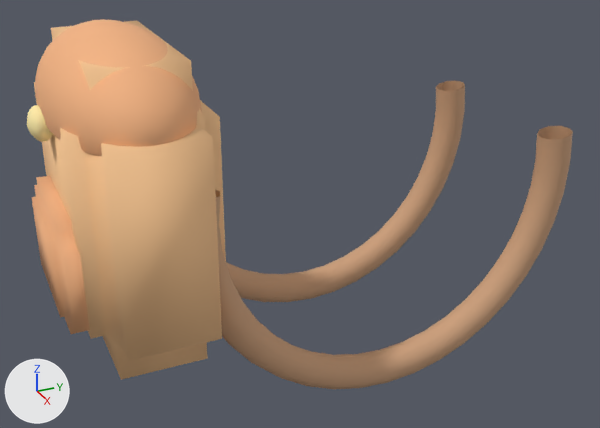
The glTF model modules/Wardrobe/Models/Clothes/little_backpack.glb, before and after one commit.
The view is the same before and after, from a camera (50 mm lens) standing at (0.916, -0.499, 0.889) and looking at (0.007, -0.091, 0.435). Arrows for +X, +Y and +Z are at lower left; the lights stay in place. The older version comes first.

Objects in the first picture: 'Body'.
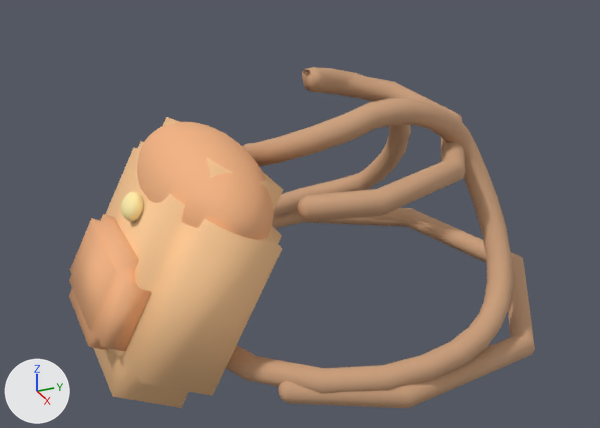
Where the change shows, as pixel boxes [x1, y1, x2, y2] in the pictures (600 x 428 px; the box of a moved part takes in the faces that stretch with it):
```json
{"object": "Body", "change": "reshaped", "before": [27, 19, 573, 389], "after": [69, 67, 535, 408], "on screen": "15% narrower, 8% shorter"}
{"part": 1, "of": "me_body", "change": "moved or reshaped", "before": [34, 20, 226, 380], "after": [94, 117, 283, 408]}
{"part": 2, "of": "me_body", "change": "moved or reshaped", "before": [31, 176, 90, 334], "after": [69, 214, 151, 351]}
{"part": 3, "of": "me_body", "change": "moved or reshaped", "before": [27, 105, 53, 141], "after": [121, 192, 144, 221]}
{"part": 4, "of": "me_body", "change": "added", "after": [298, 195, 313, 221]}
{"part": 5, "of": "me_body", "change": "added", "after": [278, 381, 293, 404]}
{"part": 6, "of": "me_body", "change": "added", "after": [137, 122, 274, 239], "on screen": "beige"}
{"part": 7, "of": "me_body", "change": "added", "after": [272, 67, 535, 408], "on screen": "brown"}
{"part": 8, "of": "me_body", "change": "added", "after": [226, 97, 513, 394], "on screen": "brown"}
{"part": 9, "of": "me_body", "change": "deleted", "before": [35, 19, 202, 156], "on screen": "beige"}
{"part": 10, "of": "me_body", "change": "deleted", "before": [226, 81, 465, 302], "on screen": "brown"}
{"part": 11, "of": "me_body", "change": "deleted", "before": [215, 126, 573, 389], "on screen": "brown"}
```

Scene script edits in JSON lines:
```json
{"block": "me_body", "where": "# used by ob_body; location = (0.0, 0.0, 0.3)"}
{"op": "remove", "block": "me_body", "code": "me_body.from_pydata(...)  # 939 vertices, 1792 faces; spans x -0.17..0.17, y -0.415..0.244, z -0.075..0.4"}
{"op": "add", "block": "me_body", "code": "me_body.from_pydata(...)  # 1403 vertices, 2692 faces; spans x -0.259..0.259, y -0.387..0.262, z -0.052..0.303"}
{"block": "me_body", "change": "me_body part 1: the loose piece of 48 vertices spanning x -0.17..0.17, y -0.39..-0.23, z 0.02..0.38 is multiplied about its middle by the matrix ((0.882, 0.0, 0.0), (0.0, 0.866, -0.345), (0.0, 1.663, 0.18)), then moved by (0.0, 0.048, -0.098)"}
{"block": "me_body", "change": "me_body part 2: the loose piece of 48 vertices spanning x -0.11..0.11, y -0.415..-0.365, z 0.07..0.21 is multiplied about its middle by the matrix ((0.909, 0.0, 0.0), (0.0, 1.109, -0.279), (0.0, 2.129, 0.145)), then moved by (0.0, 0.043, -0.05)"}
{"block": "me_body", "change": "me_body part 3: the loose piece of 62 vertices spanning x -0.025..0.025, y -0.415..-0.385, z 0.28..0.32 is multiplied about its middle by the matrix ((0.88, 0.0, 0.0), (0.0, 0.554, -0.532), (0.0, 1.064, 0.277)), then moved by (0.0, 0.092, -0.117)"}
{"block": "me_body", "change": "me_body part 4: a new loose piece, a UV sphere (10 segments, 6 rings, poles along z) spanning x 0.084..0.114, y -0.134..-0.102, z 0.17..0.202, in mat_strap (brown #cba07c)"}
{"block": "me_body", "change": "me_body part 5: a new loose piece, a UV sphere (10 segments, 6 rings, poles along z) spanning x 0.164..0.194, y -0.195..-0.163, z -0.02..0.012, in mat_strap (brown #cba07c)"}
{"block": "me_body", "change": "me_body part 6: a new loose piece of 417 vertices spanning x -0.15..0.15, y -0.293..-0.147, z 0.136..0.264, in mat_flap (beige #f3b381)"}
{"block": "me_body", "change": "me_body part 7: a new loose piece of 310 vertices spanning x -0.259..0.259, y -0.187..0.262, z -0.019..0.302, in mat_strap (brown #cba07c)"}
{"block": "me_body", "change": "me_body part 8: a new loose piece of 310 vertices spanning x -0.189..0.253, y -0.262..0.14, z -0.019..0.303, in mat_strap (brown #cba07c)"}
{"block": "me_body", "change": "me_body part 9: the loose piece of 321 vertices spanning x -0.17..0.17, y -0.4..-0.23, z 0.3..0.4 is deleted"}
{"block": "me_body", "change": "me_body part 10: 230 vertices removed from x -0.141..-0.099, y -0.284..0.244, z -0.075..0.243"}
{"block": "me_body", "change": "me_body part 11: 230 vertices removed from x 0.099..0.141, y -0.284..0.244, z -0.075..0.243"}
{"block": "me_body", "change": "other edits to the shape of me_body do not show in these pictures"}
```
